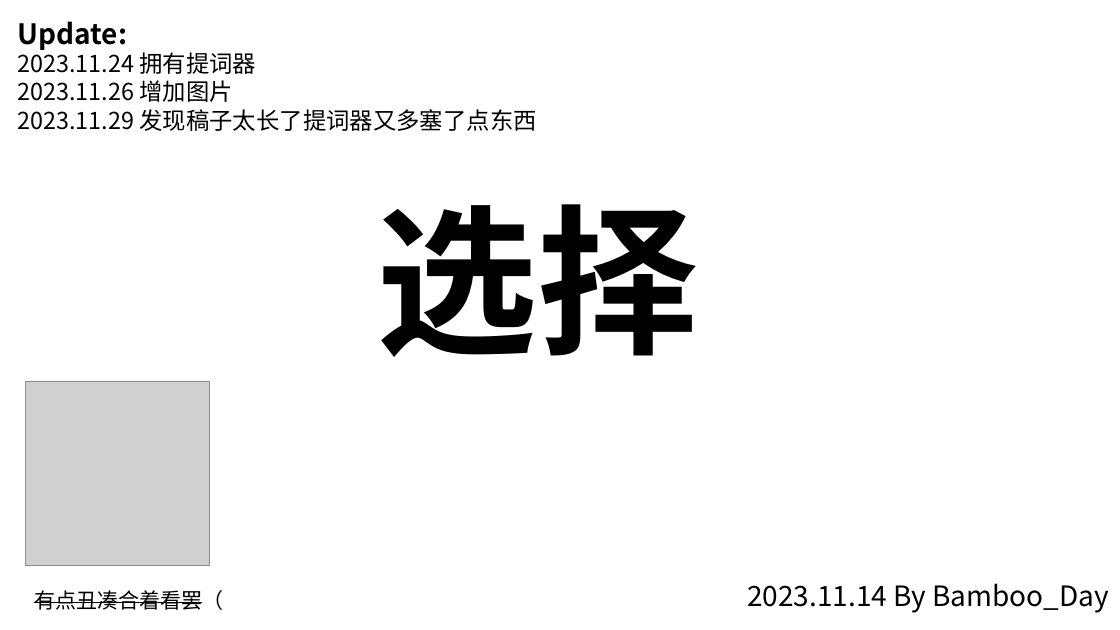
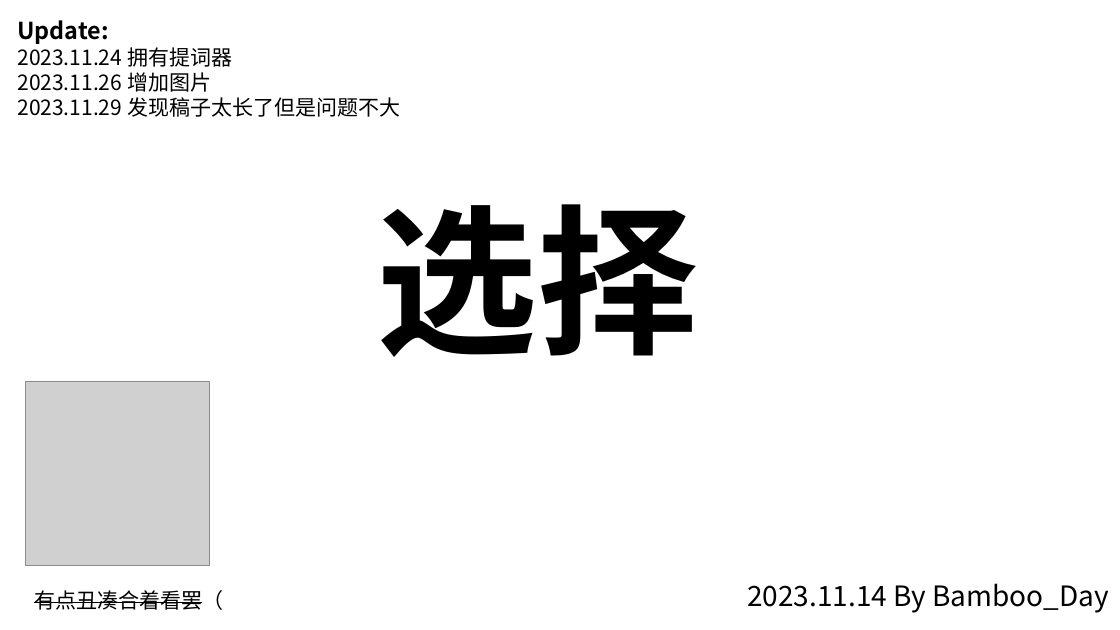
Before and after one commit to BambooDay/OI, a slide deck: slide 1 of 激情演讲.pptx. Drawn at 1120x630 pixels with LibreOffice and Linux fonts; fonts in the diff are those of the drawing; grey boxes stand for pictures. Boxes give left, top, right and bottom in pixels: in the first picture for what was removed or moved away, otherwise in the second. Text is boxed around its words. In the diff, an @@ line names an element or a change of style, - is before the commit and + after.

```diff
--- a/激情演讲.pptx
+++ b/激情演讲.pptx
@@ text at (17,20,232,92): size 24 to 20 pt in "Update:"; size 20 to 18 pt in "2023.11.24 拥有提词器", "2023.11.26 增加图片" @@
@@ text at (17,97,400,117): text changed; size 20 to 18 pt @@
-2023.11.29 发现稿子太长了提词器又多塞了点东西
+2023.11.29 发现稿子太长了但是问题不大
```
Also in this commit, not shown: 3 other slides changed, 1 slide added, 1 slide removed, 2 other files.
